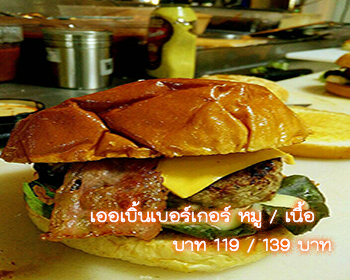
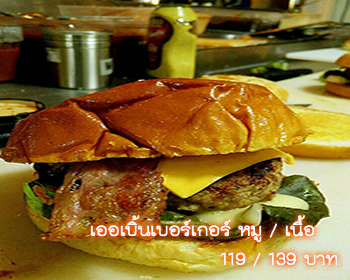
Layers edited between the first and the second 350×280 image:
renamed "เออเบิ้นเบอร์เกอร์ หมู / เนื้อ บาท 139 / 119 บาท" to "เออเบิ้นเบอร์เกอร์ หมู / เนื้อ บาท 139 / 119", painted on it over [90, 201, 338, 267]
